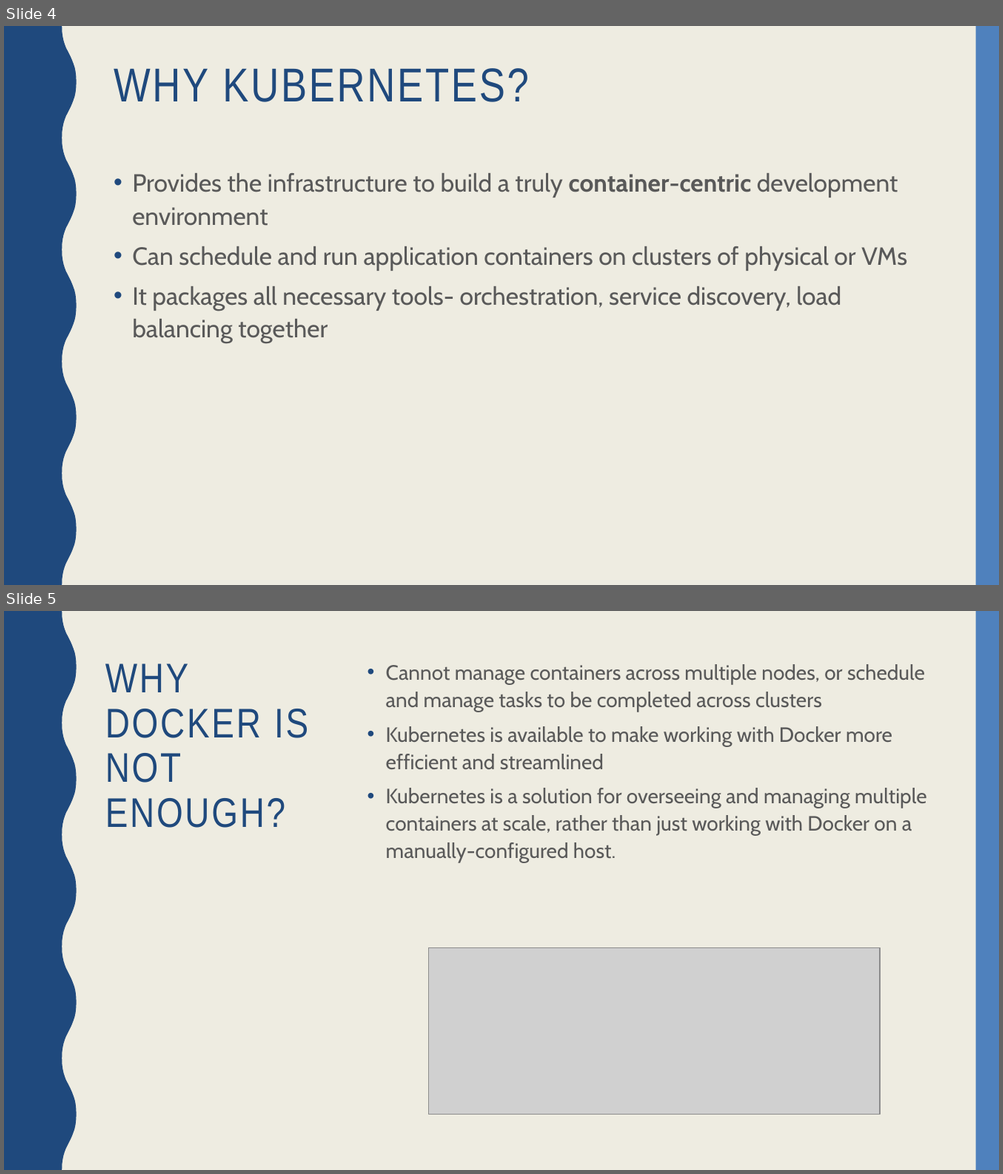
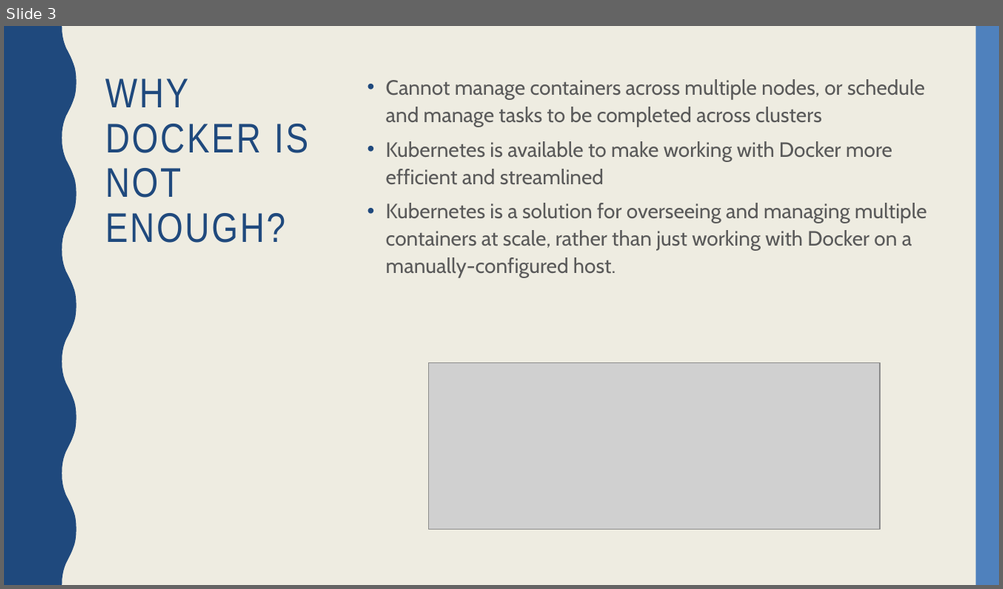
Before and after one commit to agsarthak/kubernets_datascience, a slide deck: Team9-ppt.pptx. Shown one above the other, each under a label of ours: slides 4 and 5 before the commit, slide 3 after it. The pictures are 1003x1174 and 1003x589 pixels, drawn with LibreOffice and Linux fonts; fonts in the diff are those of the drawing; grey boxes stand for pictures. Boxes give left, top, right and bottom in pixels: in the first picture for what was removed or moved away, otherwise in the second. Text is boxed around its words. In the diff, an @@ line names an element or a change of style, - is before the commit and + after.

```diff
--- a/Team9-ppt.pptx
+++ b/Team9-ppt.pptx
@@ slide 4 removed at (4, 26, 999, 585), background #EEECE1; not listed: 2 template elements that a slide beside it also shows @@
@@ title removed at (114, 68, 528, 102) @@
-WHY KUBERNETES?
@@ text removed at (132, 173, 907, 343) @@
-• Provides the infrastructure to build a truly container-centric development environment
-• Can schedule and run application containers on clusters of physical or VMs
-• It packages all necessary tools- orchestration, service discovery, load balancing together
@@ what was slide 5 is now slide 3 @@
```
Also in this commit, not shown: 4 slides changed, 1 other file.
